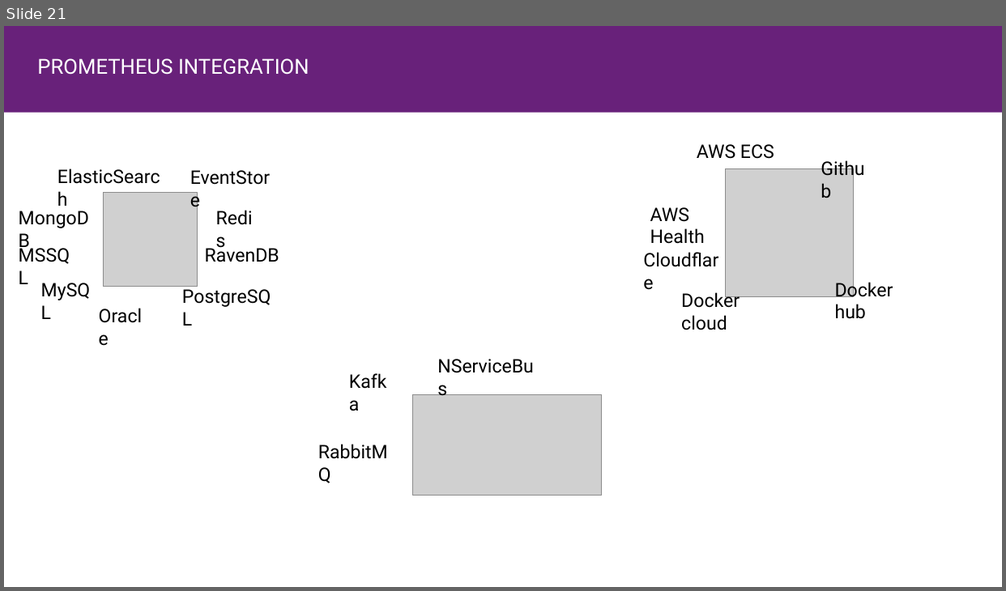
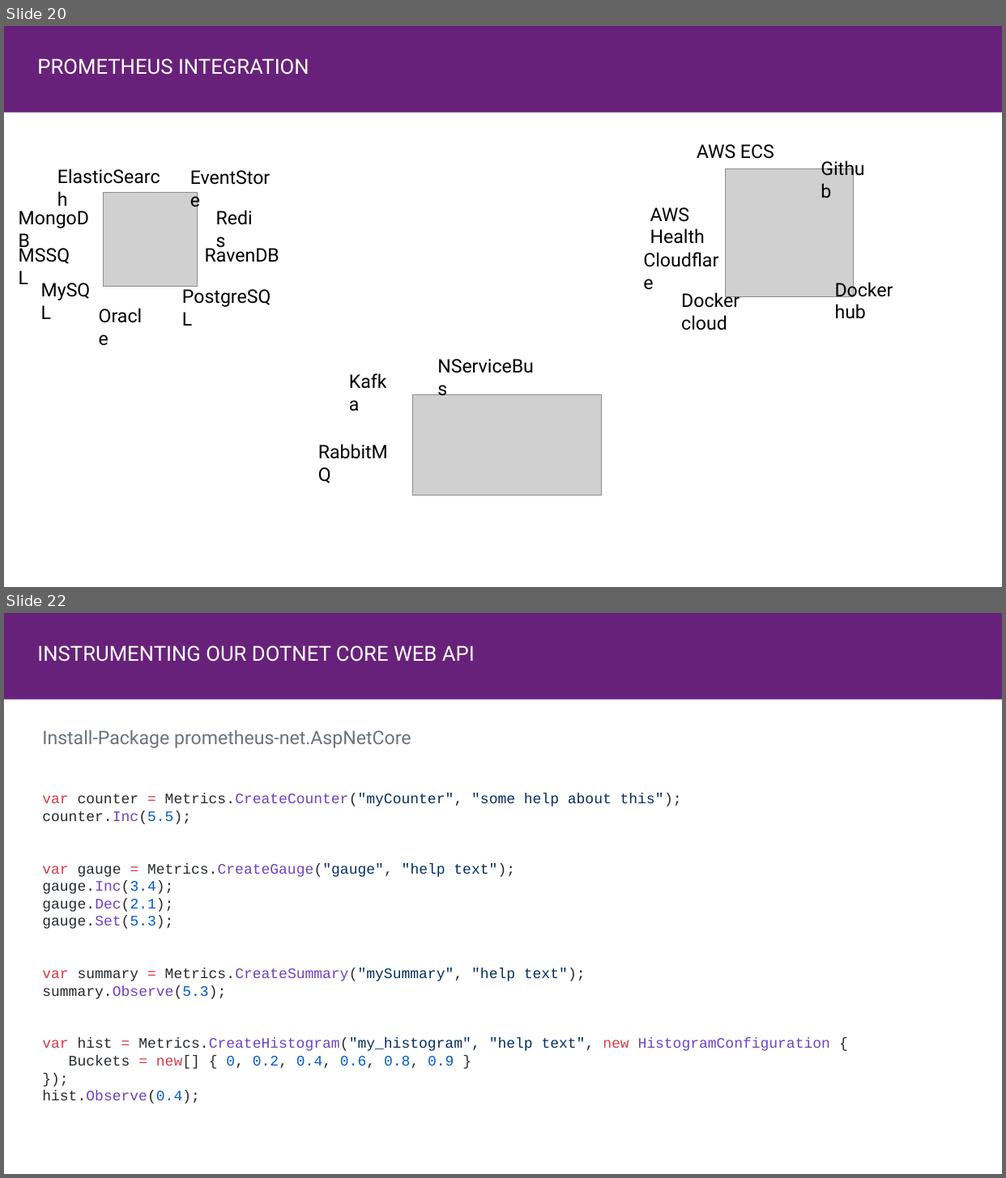
Before and after one commit to jruizx/dotnet-bcn, a slide deck: .net core bcn user group.pptx. Shown one above the other, each under a label of ours: slide 21 before the commit, slides 20 and 22 after it; the slides between them are not shown. The pictures are 1006x591 and 1006x1178 pixels, drawn with LibreOffice and Linux fonts; fonts in the diff are those of the drawing; grey boxes stand for pictures. Boxes give left, top, right and bottom in pixels: in the first picture for what was removed or moved away, otherwise in the second. Text is boxed around its words. In the diff, an @@ line names an element or a change of style, - is before the commit and + after.

Commit message:
add some slides and some metrics

```diff
--- a/.net core bcn user group.pptx
+++ b/.net core bcn user group.pptx
@@ slide 22 added at box(4, 613, 1002, 1174), background #FFFFFF @@
@@ rectangle added at box(4, 613, 1002, 700), fill #68217A @@
@@ text added at box(37, 645, 475, 662), 20 pt, text #FFFFFF @@
+INSTRUMENTING OUR DOTNET CORE WEB API
@@ text added at box(42, 730, 411, 748), 18 pt, text #6A737D @@
+Install-Package prometheus-net.AspNetCore
@@ text added at box(42, 794, 830, 1104), 14 pt, text #24292E @@
+var counter = Metrics.CreateCounter("myCounter", "some help about this");
+counter.Inc(5.5);
+var gauge = Metrics.CreateGauge("gauge", "help text");
+gauge.Inc(3.4);
+gauge.Dec(2.1);
+gauge.Set(5.3);
+var summary = Metrics.CreateSummary("mySummary", "help text");
+summary.Observe(5.3);
+var hist = Metrics.CreateHistogram("my_histogram", "help text", new HistogramConfiguration {
+Buckets = new[] { 0, 0.2, 0.4, 0.6, 0.8, 0.9 }
+});
+hist.Observe(0.4);
@@ what was slide 21 is now slide 20 @@
```
Also in this commit, not shown: 9 other slides added, 12 slides removed, 11 other files.
